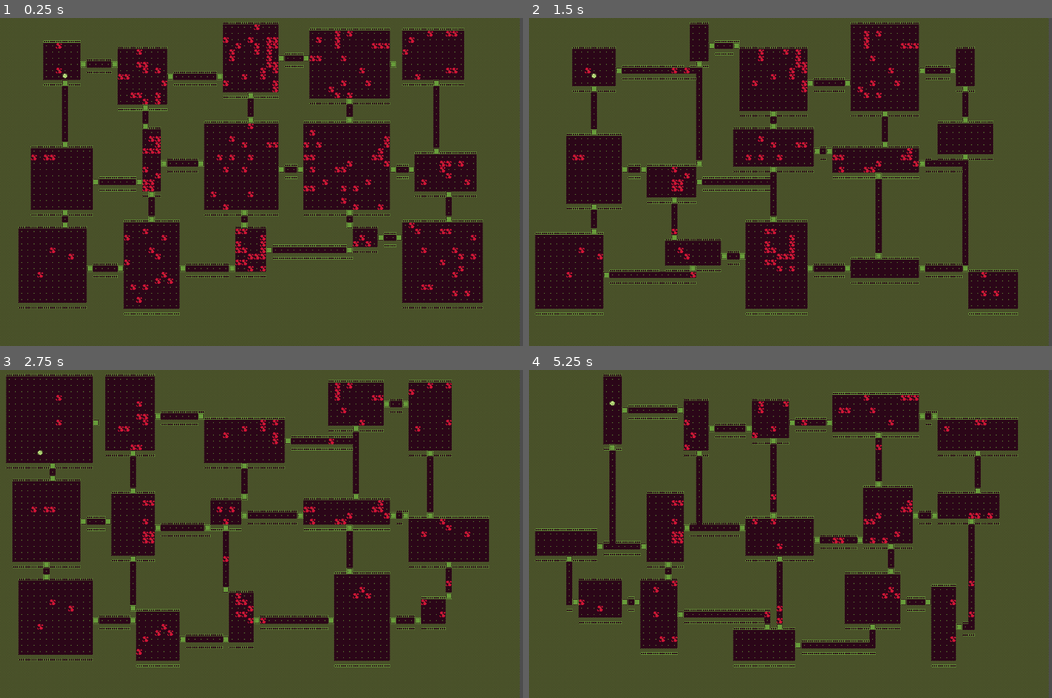
Above: before the commit, frames 1-4 (two rows, left to right).
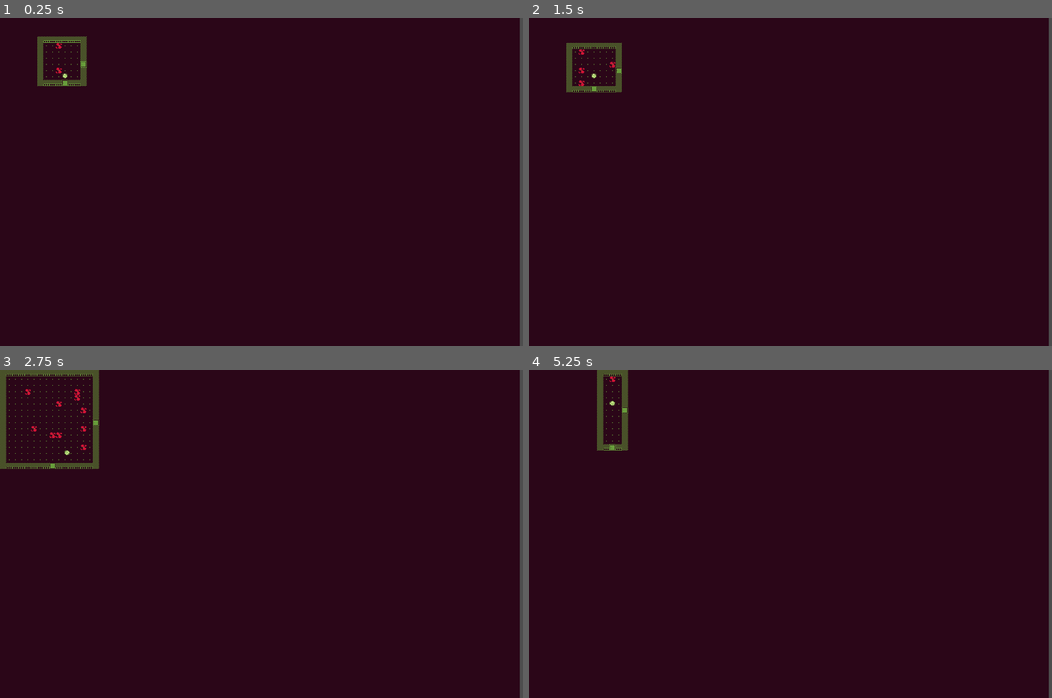
Above: after the commit, the same moments.

Repository: EmilBabazade/rouge-cleaner
Game: Godot game, scene res://scenes/main/main.tscn
Same seed, same stepped clock (60 frames per second), same inputs: the game is played once before the commit and once after it.
Inputs:
- Up to frame 1 (0.25 s): no input
- Up to frame 2 (1.5 s): tap Enter at 0.5 s; hold D (right) 0.53-1.28 s; tap R (generate) at 0.6, 1.35 s; tap Space at 1.25 s; hold S (down) from 1.28 s (still down)
- Up to frame 3 (2.75 s): tap Enter at 2 s; release S (down) at 2.03 s; hold D (right) from 2.03 s (still down); tap R (generate) at 2.1 s
- Up to frame 4 (5.25 s): tap Space at 2.75, 4.25 s; release D (right) at 2.78 s; hold W (up) 2.78-3.53 s; tap R (generate) every 0.75 s from 2.85 to 5.1 s; tap Enter at 3.5 s; hold A (left) 3.53-5.03 s; hold S (down) from 5.03 s (still down)

The runs differ from the first frame. In frame 1, 53% of the frame differs, in the area x 0-100%, y 0-100%; in frame 2, 58%; in frame 3, 54%; in frame 4, 62%.

Commit message:
vision and continuous movement when direction is held

Diff:
--- a/scenes/door/door.gd
+++ b/scenes/door/door.gd
@@ -1,7 +1,10 @@
 extends Area2D
+class_name Door
 
+signal door_opened
 
 func _on_body_entered(body: Node2D) -> void:
 	if body is Player:
 #		TODO sound effect
+		door_opened.emit()
 		queue_free.call_deferred()
--- a/scenes/door/door.tscn
+++ b/scenes/door/door.tscn
@@ -6,7 +6,7 @@
 [sub_resource type="RectangleShape2D" id="RectangleShape2D_bu3y2"]
 size = Vector2(16, 16)
 
-[node name="Door" type="Area2D"]
+[node name="Door" type="Area2D" groups=["door"]]
 collision_layer = 4
 script = ExtResource("1_odsy8")
 
--- /dev/null
+++ b/scenes/main/corridor.gd
@@ -0,0 +1,12 @@
+extends Node
+class_name Corridor
+
+var cells: Array[Vector2i] = []
+
+static func create(c: Array[Vector2i]) -> Corridor:
+	var corr := Corridor.new()
+	corr.cells = c
+	return corr
+
+func intersects(coord: Vector2i) -> bool:
+	return cells.has(coord)
--- a/scenes/main/main.gd
+++ b/scenes/main/main.gd
@@ -3,15 +3,13 @@
 @export var tile_size := 16
 @export var min_size := Vector2i(5, 5)
 @export var max_size := Vector2i(16, 16)
-#@export var room_count := 7
 
 @onready var floor_layer: TileMapLayer = $FloorLayer
-@onready var wall_layer: TileMapLayer = $WallLayer
-
 @export var floor_source := 0
 @export var floor_coords := Vector2i(0, 3)
 @export var floor_alt := 0
 
+@onready var wall_layer: TileMapLayer = $WallLayer
 @export var wall_source := 0
 @export var wall_coords_vert := Vector2i(0, 4)
 @export var wall_coords_hor := Vector2i(1, 4)
@@ -21,14 +19,26 @@
 @export var door_coords := Vector2i(0, 0)
 @export var door_alt := 1
 
+@onready var darkness_layer: TileMapLayer = $DarknessLayer
+@export var darkness_source := 0
+@export var darkness_coords := Vector2i(0, 5)
+@export var darkness_alt := 0
+
 var screen_size := Vector2i.ZERO
 
 @onready var player_scene := preload("res://scenes/player/player.tscn")
 var player: Player = null
 var rooms: Array[Rect2i] = []
+var dark_rooms: Array[Rect2i] = []
+var corridors: Array[Corridor] = []
+var dark_corridors: Array[Corridor] = []
+
 
 @onready var dirt_scene:PackedScene = preload("res://scenes/dirt/dirt.tscn")
 @onready var dirt_holder := $DirtHolder
+
+# TODO: after generating everything put dark tile on top of everything
+# when a player opens a door make the connected corridor or room alight
 
 func _ready() -> void:
 	player = player_scene.instantiate() as Player
@@ -36,7 +46,89 @@
 	var vp := get_viewport().get_visible_rect().size
 	screen_size = Vector2i(int(vp.x / tile_size), int(vp.y / tile_size))
 	generate()
-	generate_dirts()
+	#generate_dirts()
+
+func connect_signals() -> void:
+	var doors := get_tree().get_nodes_in_group('door')
+	for d: Door in doors:
+		var _x := d.door_opened.connect(on_door_opened)
+
+func _process(_delta: float) -> void:
+# 	regenerate room when r is pressed
+	if Input.is_action_just_pressed("generate"):
+		generate()
+#	when player intersects with a room make it alight
+	var to_remove: Array[int] = []
+	for i in range(dark_rooms.size()):
+		var r := dark_rooms[i]
+		var p := Rect2i(player.position / tile_size, Vector2i(1, 1))
+		if r.intersects(p):
+			for x in range(r.position.x, r.position.x + r.size.x):
+				for y in range(r.position.y, r.position.y + r.size.y):
+					var coord := Vector2i(x,y)
+					darkness_layer.erase_cell(coord)
+			to_remove.append(i)
+	for i in to_remove:
+		dark_rooms.remove_at(i)
+# when player intersects with a corridor make it alight
+	#to_remove = []
+	#for i in range(dark_corridors.size()):
+		#var c := dark_corridors[i]
+		#var p_coord := player.position / tile_size
+		#if c.intersects(p_coord):
+			#var stopped_at_door := false
+			#for cell in c.cells:
+				#var wall := wall_layer.get_cell_atlas_coords(cell)
+				#if wall == door_coords:
+					#stopped_at_door = true
+					#break
+				#darkness_layer.erase_cell(Vector2i(cell.x, cell.y))
+			#if not stopped_at_door:
+				#to_remove.append(i)
+	#for i in to_remove:
+		#dark_corridors.remove_at(i)
+
+# TODO: alights the corridor this door is on
+func on_door_opened() -> void:
+	var curr_pos: Vector2i = player.global_position / tile_size
+	reveal_from(curr_pos)
+
+func reveal_from(start: Vector2i) -> void:
+	var stack: Array[Vector2i] = [start]
+	var seen := {}
+	var dirs := [
+		Vector2i(0,1),
+		Vector2i(0,-1),
+		Vector2i(1,0),
+		Vector2i(-1,0)
+	]
+	for d: Vector2i in dirs:
+			stack.append(start + d)
+	while stack.size() > 0:
+		var pos: Vector2i = stack.pop_back()
+		if seen.has(pos):
+			continue
+		seen[pos] = true
+		if wall_layer.get_cell_source_id(pos) != -1:
+			darkness_layer.erase_cell(pos)
+			continue
+		if floor_layer.get_cell_atlas_coords(pos) == door_coords:
+			darkness_layer.erase_cell(pos)
+			continue
+		darkness_layer.erase_cell(pos)
+		for d: Vector2i in dirs:
+			stack.append(pos + d)
+
+func erase_darkness(pos: Vector2i) -> void:
+	var dirs := [
+		Vector2i(0, 0),
+		Vector2i(0, 1),
+		Vector2i(0, -1),
+		Vector2i(1, 0),
+		Vector2i(-1, 0)
+	]
+	for dir: Vector2i in dirs:
+		darkness_layer.erase_cell(pos + dir)
 
 # add the player to the scene in a random room
 func instantiate_player() -> void:
@@ -76,18 +168,16 @@
 			return true
 	return false
 
-func _process(_delta: float) -> void:
-# regenerate room when r is pressed
-	if Input.is_action_just_pressed("generate"):
-		generate()
-
 # generate rooms and corridors
 func generate() -> void:
 	rooms = []
+	corridors = []
 	var rooms_grid: Array[Vector2i] = []
-	var corridors: Array[Vector2i] = []
 	floor_layer.clear()
 	wall_layer.clear()
+	darkness_layer.clear()
+	for child in dirt_holder.get_children():
+		child.queue_free.call_deferred()
 #	divide the room into screen_size / max_size and create a room in each and connect them
 	var section_count := Vector2i(
 		screen_size.x / max_size.x,
@@ -121,13 +211,25 @@
 			var room_right_grid := Vector2i(room_in_grid.x + 1, room_in_grid.y)
 			var idx_right := rooms_grid.find(room_right_grid)
 			corridor = generate_corridor(room, rooms[idx_below], rooms[idx_right])
-		corridors.append_array(corridor)
+		corridors.append(Corridor.create(corridor))
+	dark_rooms = rooms
+	dark_corridors = corridors
 #	carve
 	for r in rooms:
 		carve_room(r)
-	carve_corridors(corridors)
+	carve_corridors()
 	instantiate_player()
 	generate_walls()
+	generate_dirts()
+	connect_signals.call_deferred()
+	generate_darkness()
+
+# make everything dark
+func generate_darkness() -> void:
+	for x in screen_size.x:
+		for y in screen_size.y:
+			var coord := Vector2i(x, y)
+			darkness_layer.set_cell(coord, darkness_source, darkness_coords, darkness_alt)
 
 # fill the rest of the map with walls
 func generate_walls() -> void:
@@ -237,23 +339,26 @@
 		wall_layer.set_cell(Vector2i(x0, i), wall_source, wall_coords_vert, wall_alt)
 		wall_layer.set_cell(Vector2i(x1 - 1, i), wall_source, wall_coords_vert, wall_alt)
 
-func carve_corridors(corridors: Array[Vector2i]) -> void:
+func carve_corridors() -> void:
 	#	if there is a wall place a door, if there is no floor place a floor
-	for i in range(corridors.size()):
+	var corrs: Array[Vector2i] = []
+	for c in corridors:
+		corrs.append_array(c.cells)
+	for i in range(corrs.size()):
 		#floor_layer.set_cell(corridors[i], floor_source, Vector2(0,0), floor_alt)
-		if wall_layer.get_cell_source_id(corridors[i]) != -1:
+		if wall_layer.get_cell_source_id(corrs[i]) != -1:
 			var prev := Vector2i(-1, -1)
-			var current := wall_layer.get_cell_atlas_coords(corridors[i])
+			var current := wall_layer.get_cell_atlas_coords(corrs[i])
 			if i > 0:
-				prev = wall_layer.get_cell_atlas_coords(corridors[i - 1])
+				prev = wall_layer.get_cell_atlas_coords(corrs[i - 1])
 			if (
 				is_corner(prev) ||
 				!is_corner(current) && prev != wall_coords_hor && prev != wall_coords_vert && prev != door_coords
 			):
-				wall_layer.set_cell(corridors[i], door_source, door_coords, door_alt)
-				floor_layer.set_cell(corridors[i], floor_source, floor_coords, floor_alt)
-		elif floor_layer.get_cell_source_id(corridors[i]) == -1:
-			floor_layer.set_cell(corridors[i], floor_source, floor_coords, floor_alt)
+				wall_layer.set_cell(corrs[i], door_source, door_coords, door_alt)
+				floor_layer.set_cell(corrs[i], floor_source, floor_coords, floor_alt)
+		elif floor_layer.get_cell_source_id(corrs[i]) == -1:
+			floor_layer.set_cell(corrs[i], floor_source, floor_coords, floor_alt)
 
 # check if wall is in the corner of room
 func is_corner(coords: Vector2i) -> bool:
--- a/scenes/main/main.tscn
+++ b/scenes/main/main.tscn
@@ -31,6 +31,13 @@
 sources/0 = SubResource("TileSetAtlasSource_iuonh")
 sources/1 = SubResource("TileSetScenesCollectionSource_l3cfh")
 
+[sub_resource type="TileSetAtlasSource" id="TileSetAtlasSource_l3cfh"]
+texture = ExtResource("2_iuonh")
+0:5/0 = 0
+
+[sub_resource type="TileSet" id="TileSet_6q06x"]
+sources/0 = SubResource("TileSetAtlasSource_l3cfh")
+
 [node name="Main" type="Node2D"]
 script = ExtResource("1_hyk8p")
 
@@ -42,3 +49,6 @@
 [node name="WallLayer" type="TileMapLayer" parent="."]
 tile_map_data = PackedByteArray("AAABAAEAAAAAAAQAAAABAAIAAAAAAAQAAAABAAMAAAAAAAQAAAABAAQAAAAAAAQAAAABAAUAAAAAAAQAAAABAA …(240 unchanged characters)…
 tile_set = SubResource("TileSet_k2fmo")
+
+[node name="DarknessLayer" type="TileMapLayer" parent="."]
+tile_set = SubResource("TileSet_6q06x")
--- a/scenes/player/player.gd
+++ b/scenes/player/player.gd
@@ -2,26 +2,53 @@
 class_name Player
 
 @export var move_dist := 16
+@export var step_time := 0.05
+@export var first_repeat_delay := 0.18
+@export var repeat_delay := 0.07
 
-func _process(_delta: float) -> void:
-	var direction := Vector2.ZERO
-	if Input.is_action_just_pressed("left"):
-		direction = Vector2.LEFT
-	elif Input.is_action_just_pressed("up"):
-		direction = Vector2.UP
-	elif Input.is_action_just_pressed("right"):
-		direction = Vector2.RIGHT
-	elif Input.is_action_just_pressed("down"):
-		direction = Vector2.DOWN
+var prev_pos: Vector2
+var moving := false
+var held_dir := Vector2.ZERO
+var repeat_timer := 0.0
+var first_repeat := true
 
-	if direction != Vector2.ZERO:
-		move(direction)
+func _process(delta: float) -> void:
+	var dir := _read_dir()
+	if dir != Vector2.ZERO:
+		if dir != held_dir:
+			held_dir = dir
+			first_repeat = true
+			repeat_timer = 0.0
+			_try_step(dir)
+		else:
+			repeat_timer -= delta
+			if repeat_timer <= 0.0:
+				_try_step(dir)
+	else:
+		held_dir = Vector2.ZERO
 
-func move(direction: Vector2) -> void:
-	var motion := direction * move_dist
+func _read_dir() -> Vector2:
+	if Input.is_action_pressed("left"):
+		return Vector2.LEFT
+	if Input.is_action_pressed("up"):
+		return Vector2.UP
+	if Input.is_action_pressed("right"):
+		return Vector2.RIGHT
+	if Input.is_action_pressed("down"):
+		return Vector2.DOWN
+	return Vector2.ZERO
+
+func _try_step(dir: Vector2) -> void:
+	if moving:
+		return
+	moving = true
+	var motion := dir * move_dist
 	if not test_move(global_transform, motion):
+		prev_pos = global_position
 		var target := global_position + motion
 		var tween := create_tween()
-		var _dump := tween.tween_property(self, "global_position", target, 0.05)
+		var _x := tween.tween_property(self, "global_position", target, step_time)
 		await tween.finished
-		direction = Vector2.ZERO
+	moving = false
+	repeat_timer = first_repeat_delay if first_repeat else repeat_delay
+	first_repeat = false
Binary file changed: assets/tileset/tileset.ase
Binary file changed: assets/tileset/tileset.png
Not shown, added: scenes/main/corridor.gd.uid
Not shown: 1 places in scenes/main/main.tscn that only renumber resources
